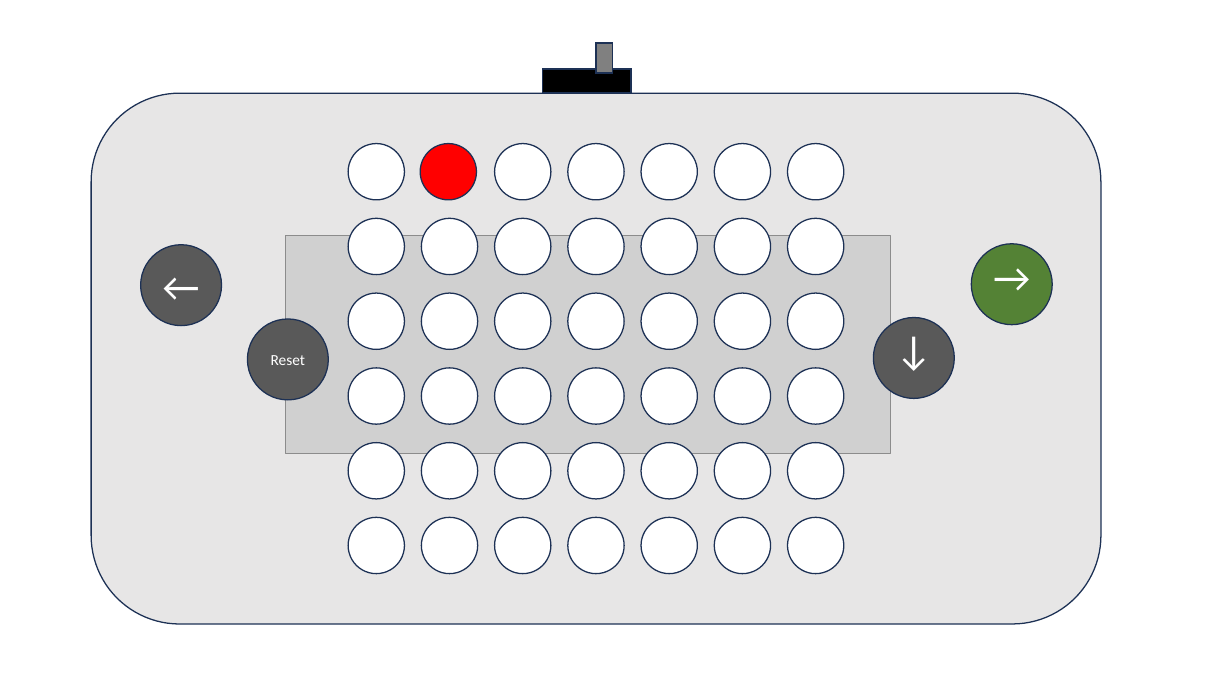
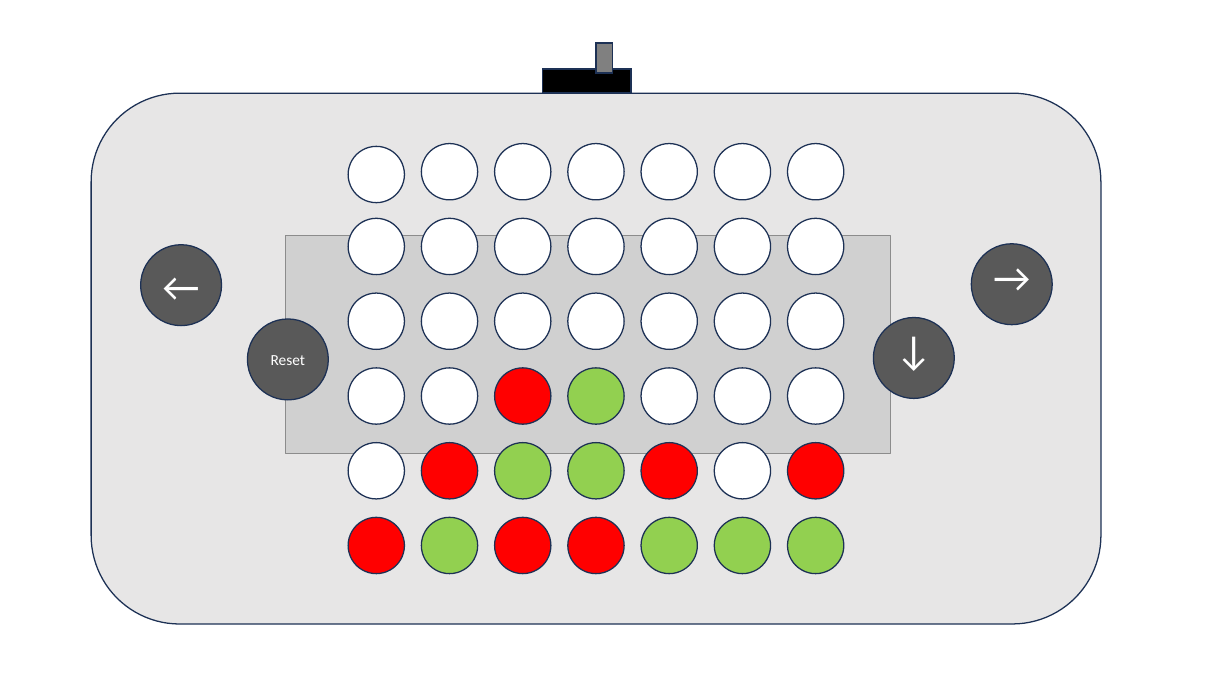
Before and after one commit to wago-enterprise-education/praktikum-vier-gewinnt, a slide deck: slide 3 of doc/Prototyp_3.pptx. Drawn at 1232x693 pixels with LibreOffice and Linux fonts; fonts in the diff are those of the drawing; grey boxes stand for pictures. Boxes give left, top, right and bottom in pixels: in the first picture for what was removed or moved away, otherwise in the second. Text is boxed around its words. In the diff, an @@ line names an element or a change of style, - is before the commit and + after.

```diff
--- a/doc/Prototyp_3.pptx
+++ b/doc/Prototyp_3.pptx
@@ ellipse: place and size @@
-ellipse at (421,143,477,200)
+ellipse at (348,146,405,202)
@@ ellipse at (348,146,405,202): fill #FF0000 to #FFFFFF @@
@@ ellipse: place and size @@
-ellipse at (348,143,405,200)
+ellipse at (421,143,478,200)
@@ ellipse "←" at (971,244,1053,325): fill #548235 to #595959 @@
@@ fill #FFFFFF to #FF0000 in 7 elements at (348,518,405,574), (494,518,551,574), (568,518,625,574), (421,443,478,499), (641,443,698,499), (787,443,844,499), (494,368,551,424) @@
@@ fill #FFFFFF to #92D050 in 7 elements at (421,518,478,574), (641,518,698,574), (714,518,771,574), (787,518,844,574), (568,443,625,499), (568,368,625,424), (494,443,551,499) @@
```
Also in this commit, not shown: 4 other slides changed, 2 slides added, 4 slides removed.
